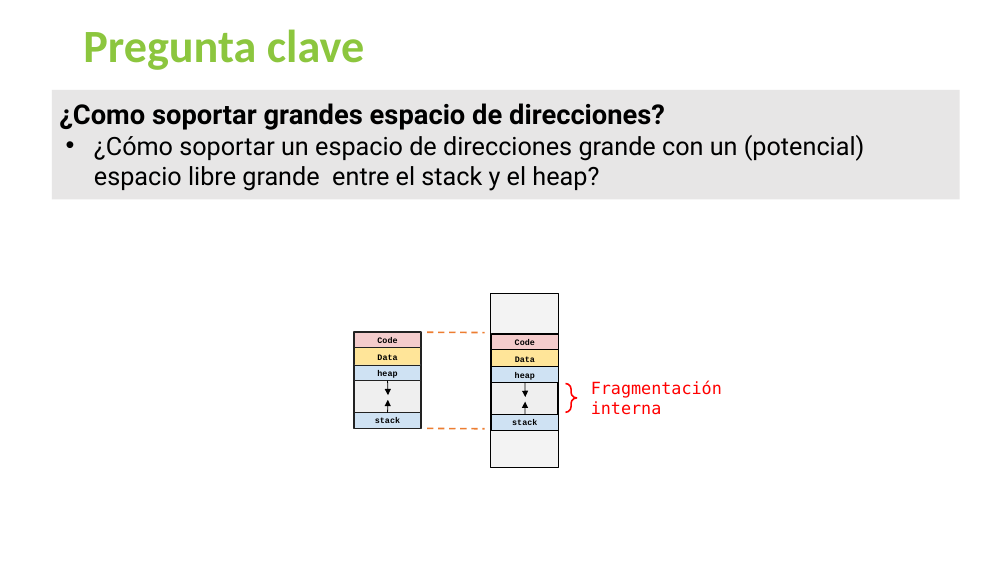
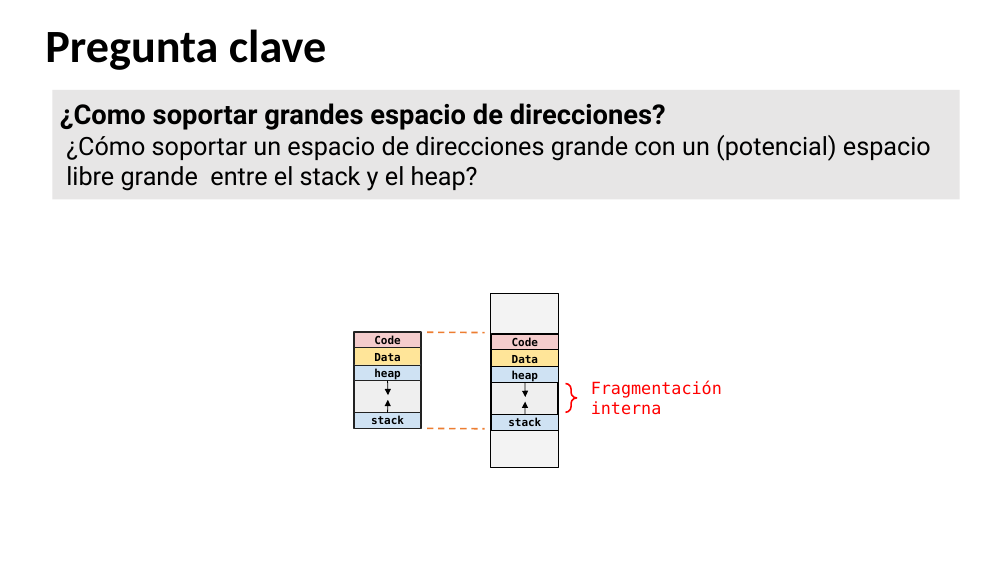
Before and after one commit to udea-so/apuntes_2026-2_SO-virtual, a slide deck: slide 16 of clase_09/SO_apuntes_clase9.pptx (slide 15 before the commit). Drawn at 1008x567 pixels with LibreOffice and Linux fonts; fonts in the diff are those of the drawing. Boxes give left, top, right and bottom in pixels: in the first picture for what was removed or moved away, otherwise in the second. Text is boxed around its words. In the diff, an @@ line names an element or a change of style, - is before the commit and + after.

```diff
--- a/clase_09/SO_apuntes_clase9.pptx
+++ b/clase_09/SO_apuntes_clase9.pptx
@@ title "Pregunta clave": place and size @@
-title "Pregunta clave" at (83, 29, 364, 70)
+title "Pregunta clave" at (45, 29, 326, 70)
@@ title "Pregunta clave" at (45, 29, 326, 70): text colour #8CC63E to #000000 @@
@@ text in rectangle at (66, 135, 931, 191): bullet • to none @@
@@ size 8 to 10.5 pt, font Courier New to DejaVu Sans Mono in 8 elements at (355, 332, 421, 348), (355, 347, 421, 368), (355, 365, 421, 381), (355, 413, 421, 429), (492, 334, 558, 350), (492, 349, 558, 370), (492, 367, 558, 383), (492, 414, 558, 430) @@
```
Also in this commit, not shown: 46 other slides changed, 12 slides added, 1 slide removed, 6 other files.
